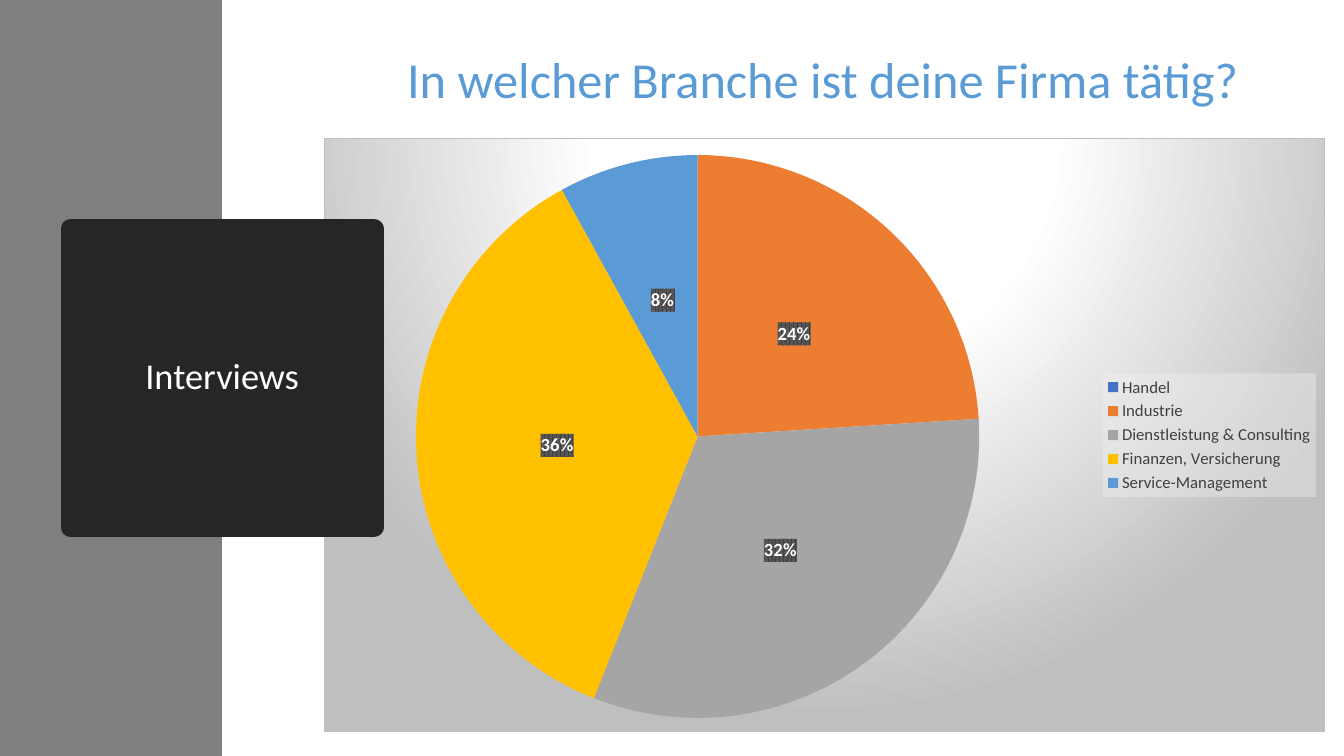
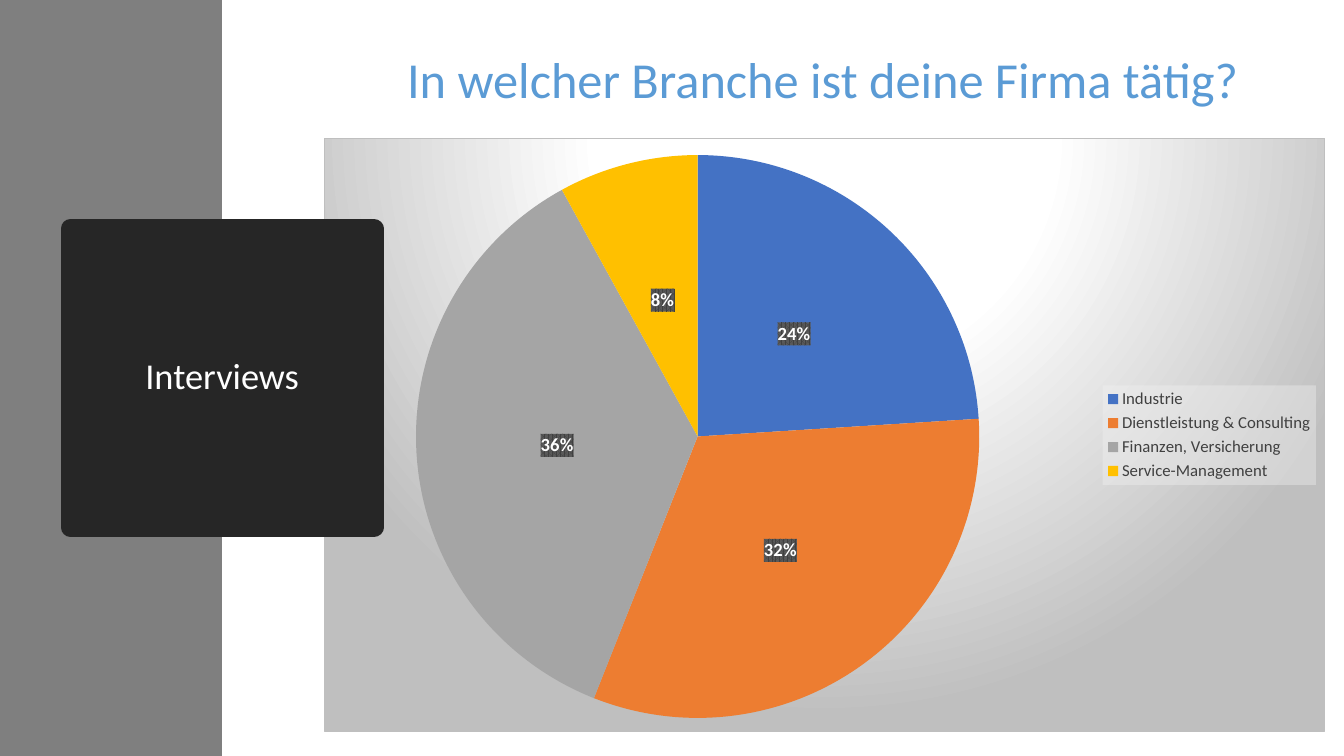
Before and after one commit to KanBen86/personalisierte-Studiengangsgestaltung, a slide deck: slide 9 of Präsentationen/Präsentation 1.pptx. Drawn at 1344x756 pixels with LibreOffice and Linux fonts; fonts in the diff are those of the drawing. Boxes give left, top, right and bottom in pixels: in the first picture for what was removed or moved away, otherwise in the second. Text is boxed around its words. In the diff, an @@ line names an element or a change of style, - is before the commit and + after.

```diff
--- a/Präsentationen/Präsentation 1.pptx
+++ b/Präsentationen/Präsentation 1.pptx
@@ pie chart at box(325, 138, 1325, 733) @@
-categories: Handel, Industrie, Dienstleistung & Consulting, Finanzen, Versicherung, Service-Management
+categories: Industrie, Dienstleistung & Consulting, Finanzen, Versicherung, Service-Management
-Series 1: 0, 24, 32, 36, 8
+Series 1: 24, 32, 36, 8
```
Also in this commit, not shown: 1 other slide changed, 1 slide added.
